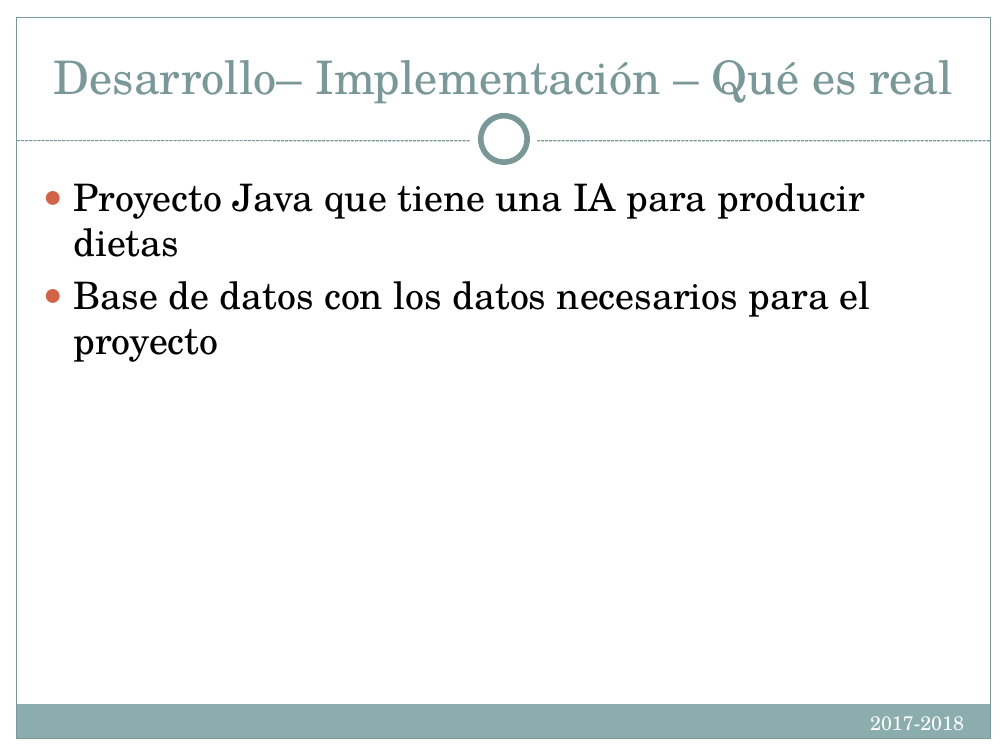
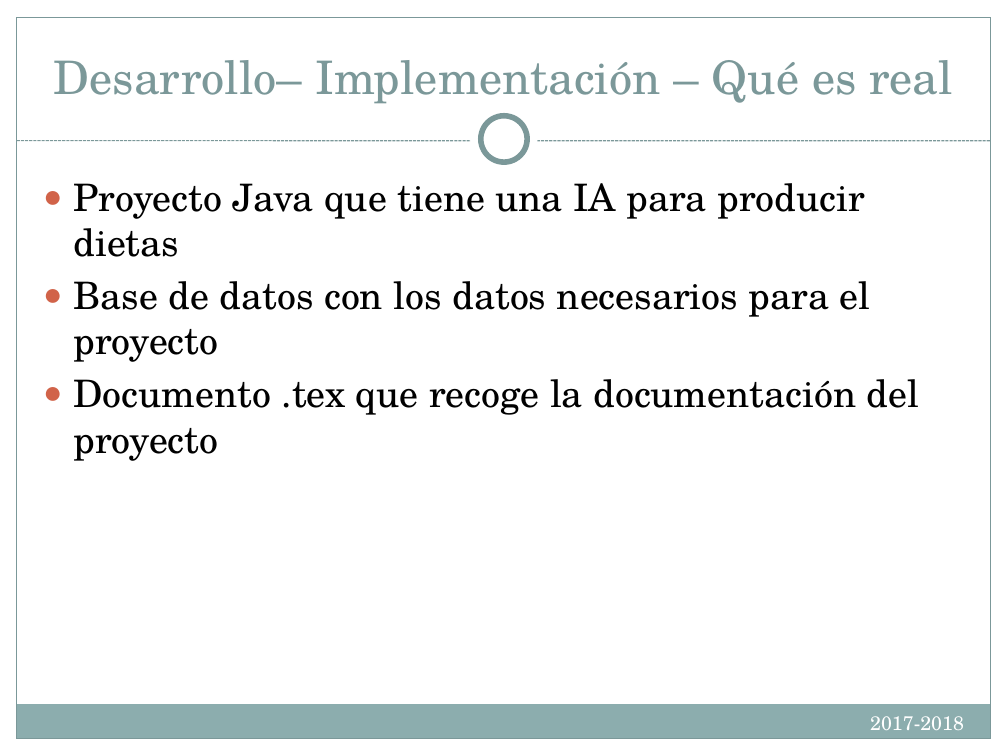
Before and after one commit to Compumatica/Proyecto-de-Ing-Software, a slide deck: slide 14 of docs/IntroIngSoft.PresentacionesFinales.pptx. Drawn at 1008x756 pixels with LibreOffice and Linux fonts; fonts in the diff are those of the drawing. Boxes give left, top, right and bottom in pixels: in the first picture for what was removed or moved away, otherwise in the second. Text is boxed around its words. In the diff, an @@ line names an element or a change of style, - is before the commit and + after.

```diff
--- a/docs/IntroIngSoft.PresentacionesFinales.pptx
+++ b/docs/IntroIngSoft.PresentacionesFinales.pptx
@@ text at [73,379,920,461]: paragraph added @@
+● Documento .tex que recoge la documentación del proyecto
```
Also in this commit, not shown: 4 other slides changed.
